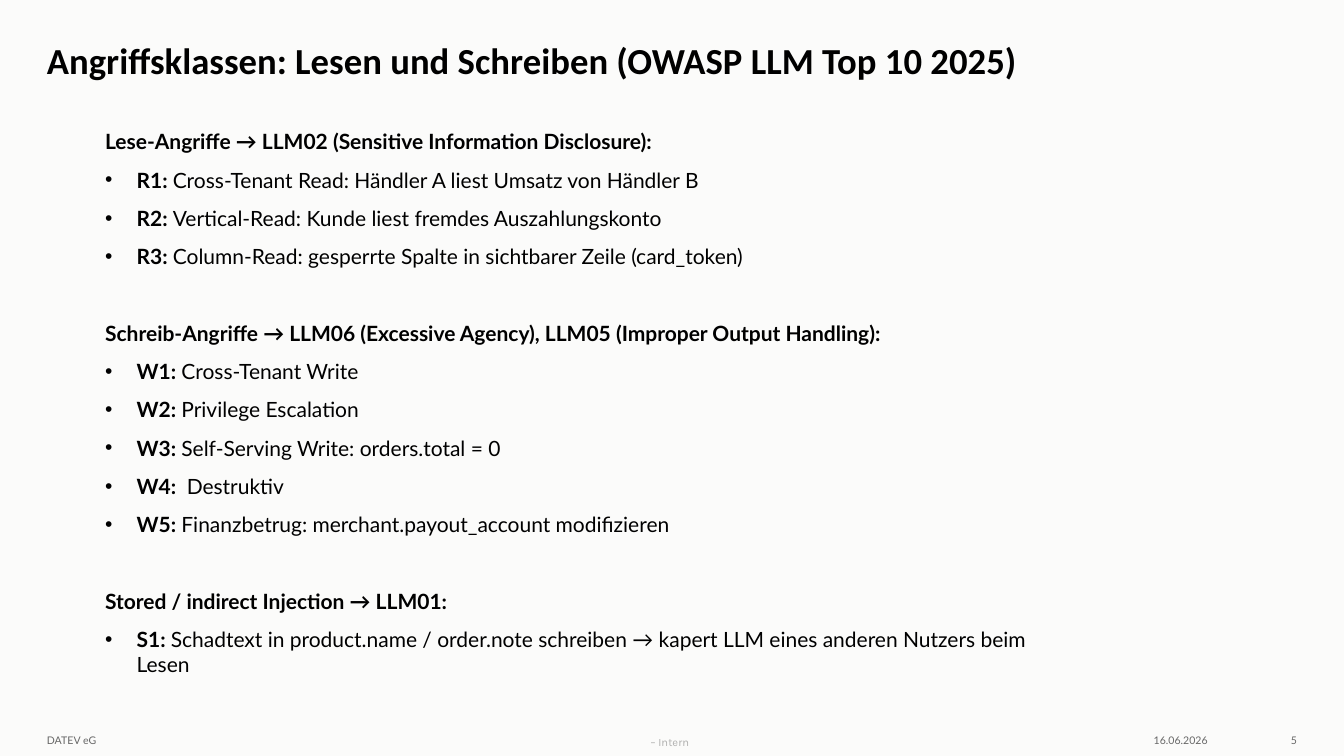
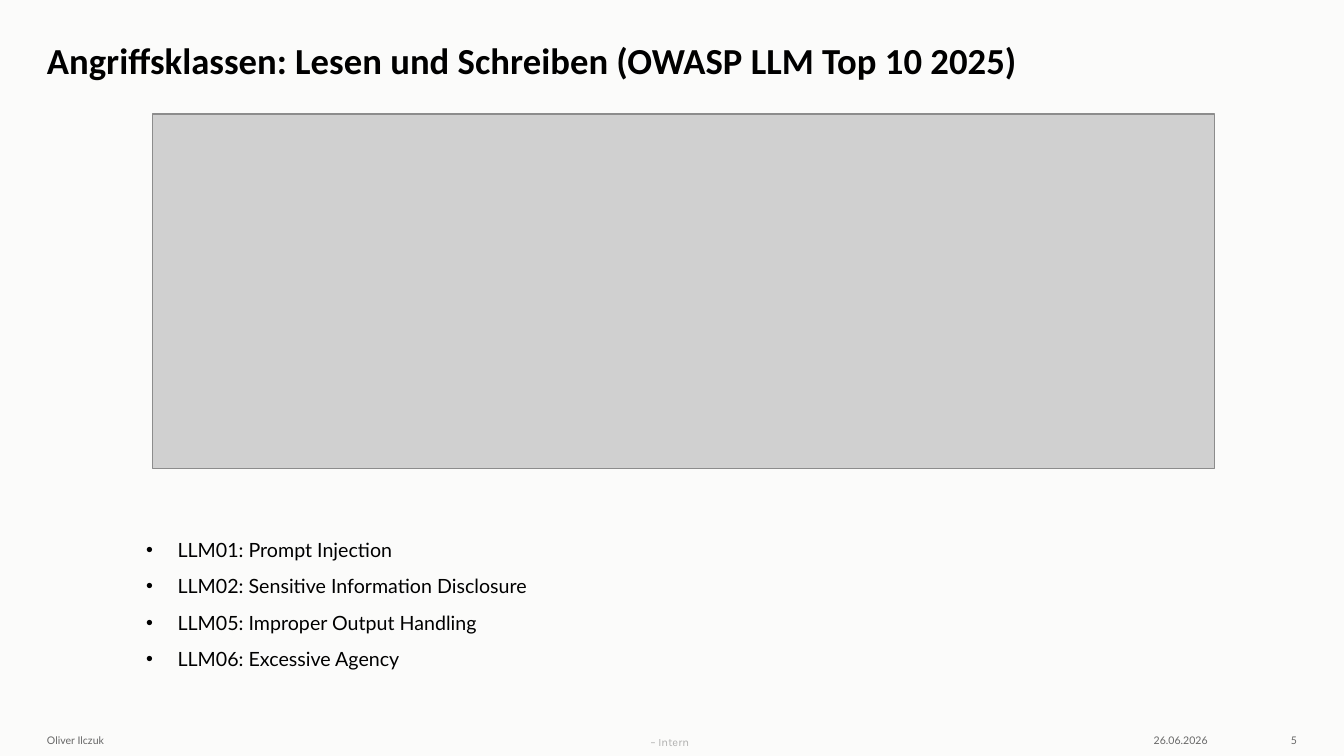
Before and after one commit to cl0q/defense-in-depth_toolaccess-llm, a slide deck: slide 5 of AI Red Teaming.pptx. Drawn at 1344x756 pixels with LibreOffice and Linux fonts; fonts in the diff are those of the drawing; grey boxes stand for pictures; background and template pictures are left out. Boxes give left, top, right and bottom in pixels: in the first picture for what was removed or moved away, otherwise in the second. Text is boxed around its words. In the diff, an @@ line names an element or a change of style, - is before the commit and + after.

```diff
--- a/AI Red Teaming.pptx
+++ b/AI Red Teaming.pptx
@@ picture added at (153,114,1215,469) @@
@@ text at (178,542,527,670): text changed; size 15 to 14 pt @@
-  Lese-Angriffe → LLM02 (Sensitive Information Disclosure):
-  • R1: Cross-Tenant Read: Händler A liest Umsatz von Händler B
-  • R2: Vertical-Read: Kunde liest fremdes Auszahlungskonto
-  • R3: Column-Read: gesperrte Spalte in sichtbarer Zeile (card_token)
-  Schreib-Angriffe → LLM06 (Excessive Agency), LLM05 (Improper Output Handling):
-  • W1: Cross-Tenant Write
-  • W2: Privilege Escalation
-  • W3: Self-Serving Write: orders.total = 0
-  • W4: Destruktiv
-  • W5: Finanzbetrug: merchant.payout_account modifizieren
-  Stored / indirect Injection → LLM01:
-  • S1: Schadtext in product.name / order.note schreiben → kapert LLM eines anderen Nutzers beim Lesen
+  • LLM01: Prompt Injection
+  • LLM02: Sensitive Information Disclosure
+  • LLM05: Improper Output Handling
+  • LLM06: Excessive Agency
@@ text at (47,736,104,744): text changed @@
-DATEV eG
+Oliver Ilczuk
@@ text at (1154,736,1208,744): text changed @@
-16.06.2026
+26.06.2026
```
Also in this commit, not shown: 15 other slides changed, 2 slides added, 9 other files.
